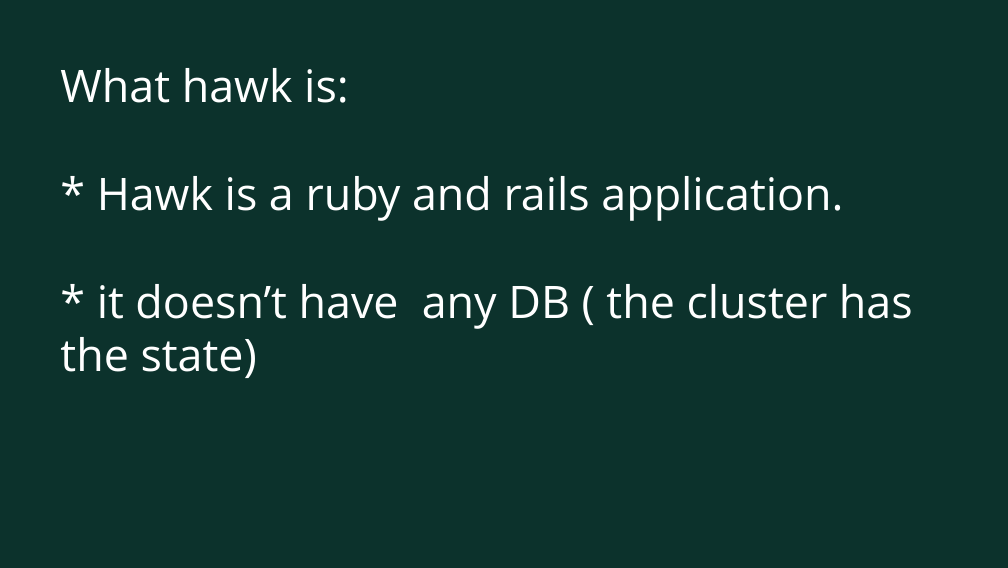
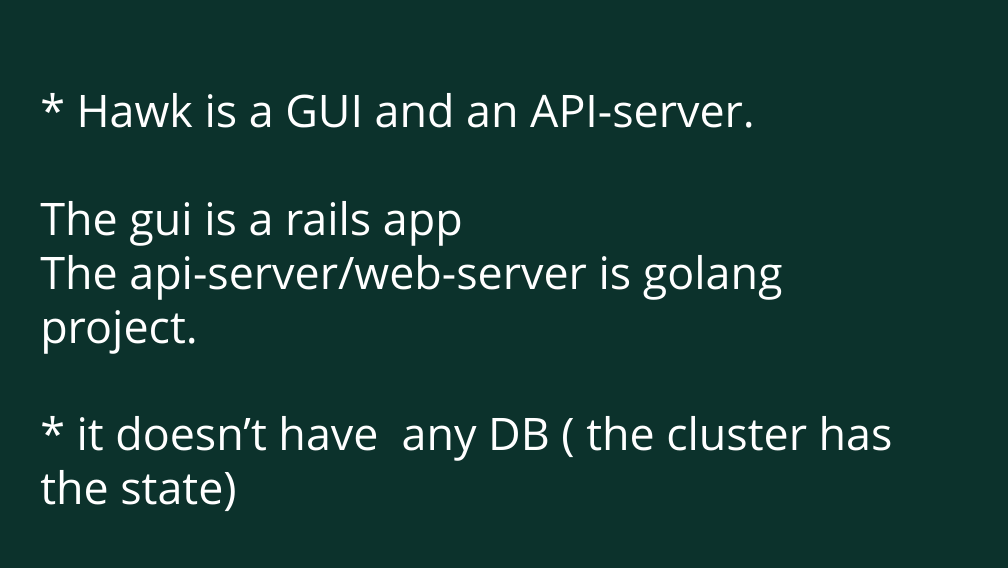
Before and after one commit to MalloZup/work-presentations, a slide deck: slide 4 of shap-presentations/hawk.odp. Drawn at 1008x568 pixels with LibreOffice and Linux fonts; fonts in the diff are those of the drawing; background and template pictures are left out. Boxes give left, top, right and bottom in pixels: in the first picture for what was removed or moved away, otherwise in the second. Text is boxed around its words. In the diff, an @@ line names an element or a change of style, - is before the commit and + after.

```diff
--- a/shap-presentations/hawk.odp
+++ b/shap-presentations/hawk.odp
@@ title at box(40, 93, 893, 511): text changed @@
-What hawk is:
-* Hawk is a ruby and rails application.
-* it doesn’t have any DB ( the cluster has the state)
+* Hawk is a GUI and an API-server.
+The gui is a rails app
+The api-server/web-server is golang project.
+* it doesn’t have any DB ( the cluster has the state)
```
Also in this commit, not shown: 3 other slides changed, 2 slides added, 3 slides removed, 3 other files.
